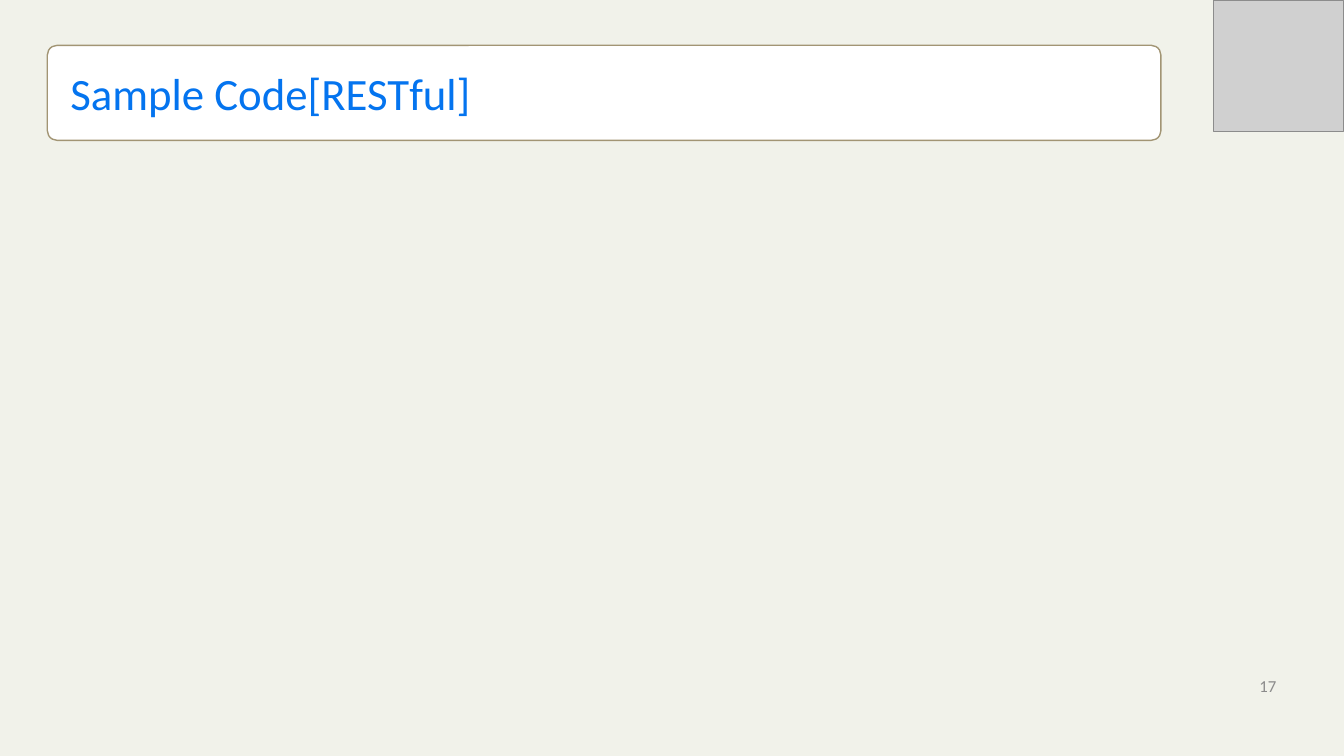
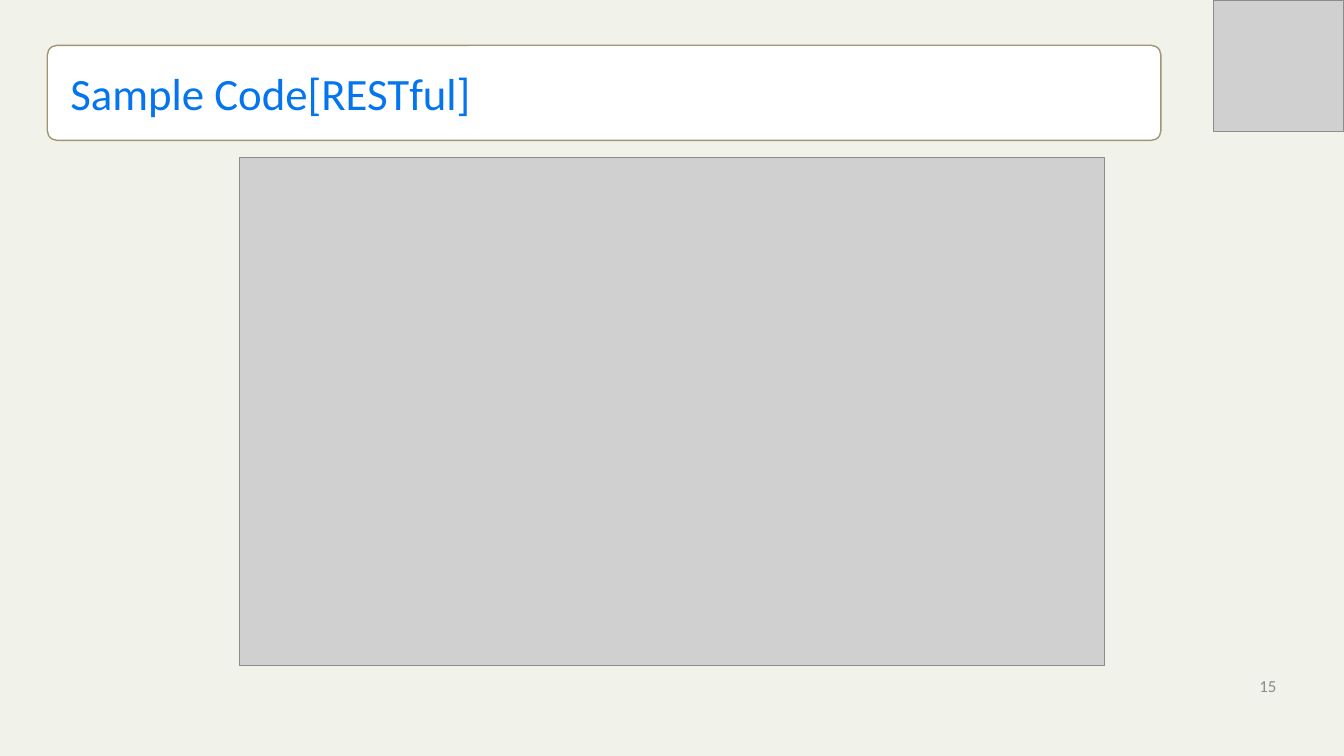
Before and after one commit to mickknutson/SITE_BOOTCAMP_QA, a slide deck: slide 15 of StudentWork/Besh/Project/TestHut Presentation.pptx (slide 17 before the commit). Drawn at 1344x756 pixels with LibreOffice and Linux fonts; fonts in the diff are those of the drawing; grey boxes stand for pictures; background and template pictures are left out. Boxes give left, top, right and bottom in pixels: in the first picture for what was removed or moved away, otherwise in the second. Text is boxed around its words. In the diff, an @@ line names an element or a change of style, - is before the commit and + after.

```diff
--- a/StudentWork/Besh/Project/TestHut Presentation.pptx
+++ b/StudentWork/Besh/Project/TestHut Presentation.pptx
@@ picture added at <box>240,157,1105,665</box> @@
@@ page number at <box>1259,681,1276,692</box>: text changed @@
-17
+15
```
Also in this commit, not shown: 3 other slides changed, 2 slides removed.
